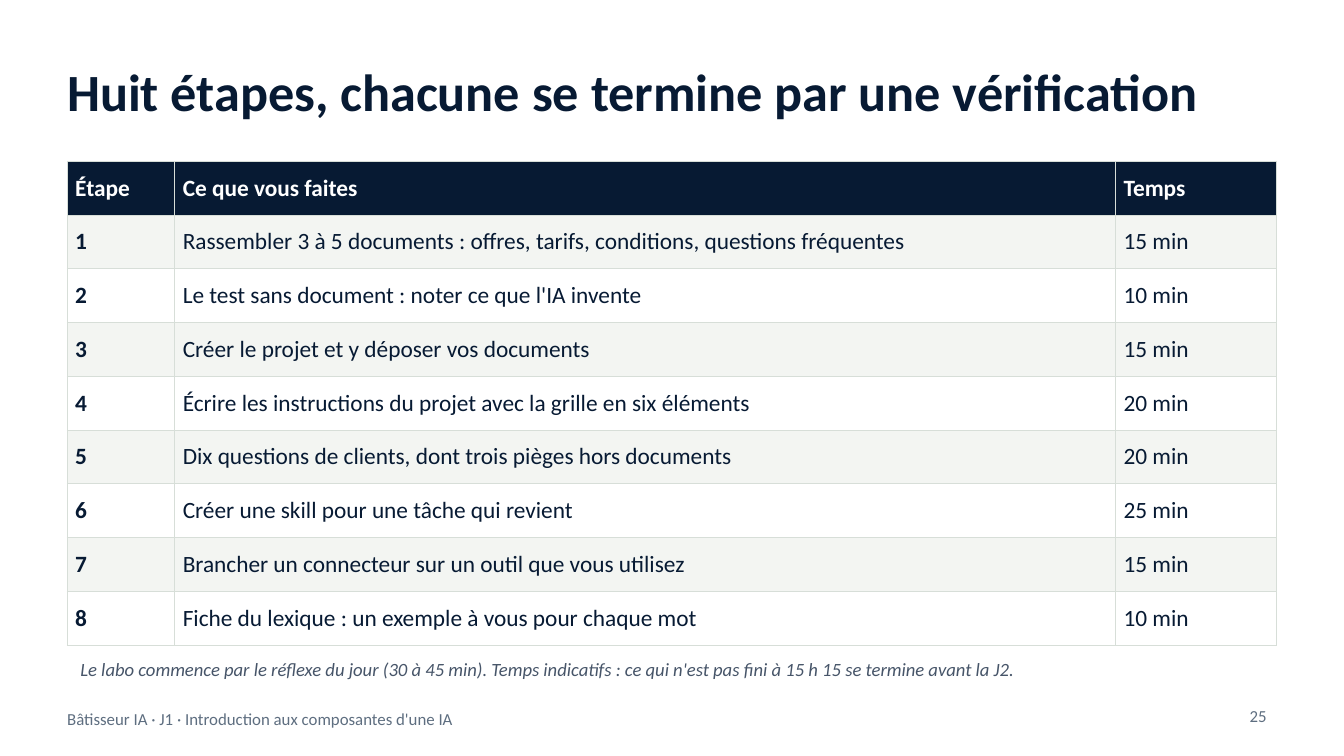
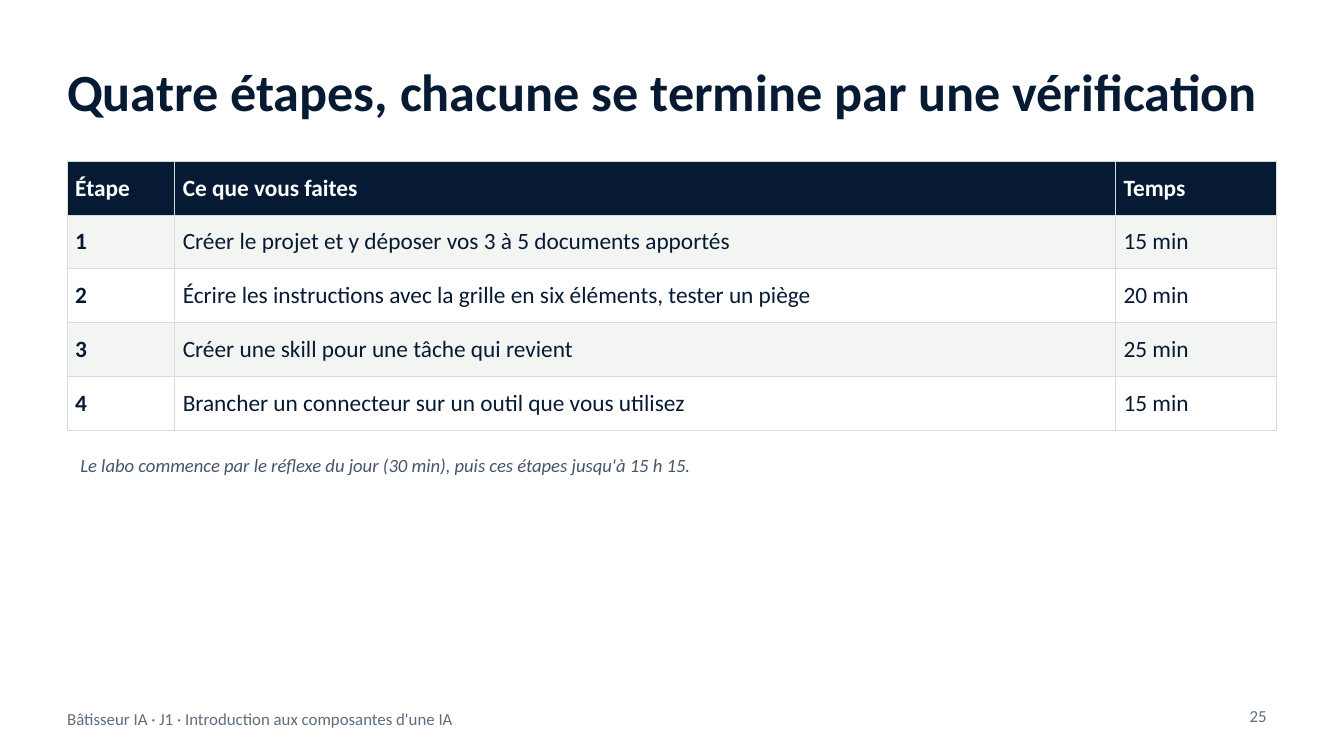
Before and after one commit to benyG/cisspbootcamp, a slide deck: slide 25 of content/library/files/Batisseur-IA-J1.pptx. Drawn at 1344x756 pixels with LibreOffice and Linux fonts; fonts in the diff are those of the drawing. Boxes give left, top, right and bottom in pixels: in the first picture for what was removed or moved away, otherwise in the second. Text is boxed around its words. In the diff, an @@ line names an element or a change of style, - is before the commit and + after.

```diff
--- a/content/library/files/Batisseur-IA-J1.pptx
+++ b/content/library/files/Batisseur-IA-J1.pptx
@@ title at (67, 74, 1256, 120): text changed @@
-Huit étapes, chacune se termine par une vérification
+Quatre étapes, chacune se termine par une vérification
@@ table at (67, 161, 1277, 430) @@
-row 2: 1 | Rassembler 3 à 5 documents : offres, tarifs, conditions, questions fréquentes | 15 min
-row 3: 2 | Le test sans document : noter ce que l'IA invente | 10 min
-row 4: 3 | Créer le projet et y déposer vos documents | 15 min
-row 5: 4 | Écrire les instructions du projet avec la grille en six éléments | 20 min
-row 6: 5 | Dix questions de clients, dont trois pièges hors documents | 20 min
-row 7: 6 | Créer une skill pour une tâche qui revient | 25 min
-row 8: 7 | Brancher un connecteur sur un outil que vous utilisez | 15 min
-row 9: 8 | Fiche du lexique : un exemple à vous pour chaque mot | 10 min
+row 2: 1 | Créer le projet et y déposer vos 3 à 5 documents apportés | 15 min
+row 3: 2 | Écrire les instructions avec la grille en six éléments, tester un piège | 20 min
+row 4: 3 | Créer une skill pour une tâche qui revient | 25 min
+row 5: 4 | Brancher un connecteur sur un outil que vous utilisez | 15 min
@@ text at (80, 458, 691, 475): text changed @@
-Le labo commence par le réflexe du jour (30 à 45 min). Temps indicatifs : ce qui n'est pas fini à 15 h 15 se termine avant la J2.
+Le labo commence par le réflexe du jour (30 min), puis ces étapes jusqu'à 15 h 15.
```
Also in this commit, not shown: 3 other slides changed, 7 other files.
